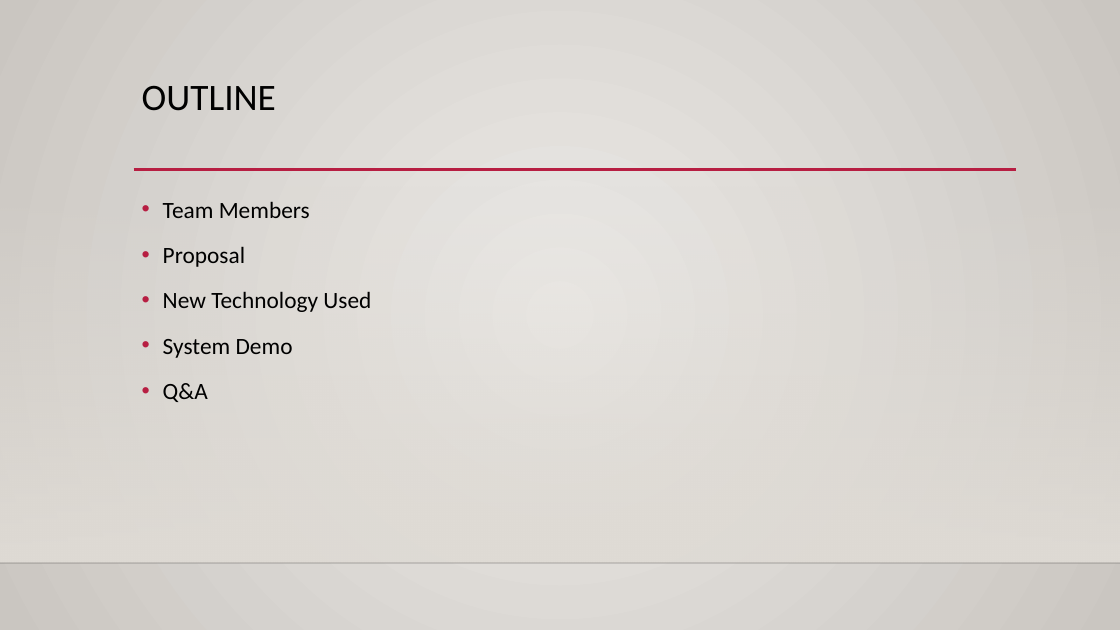
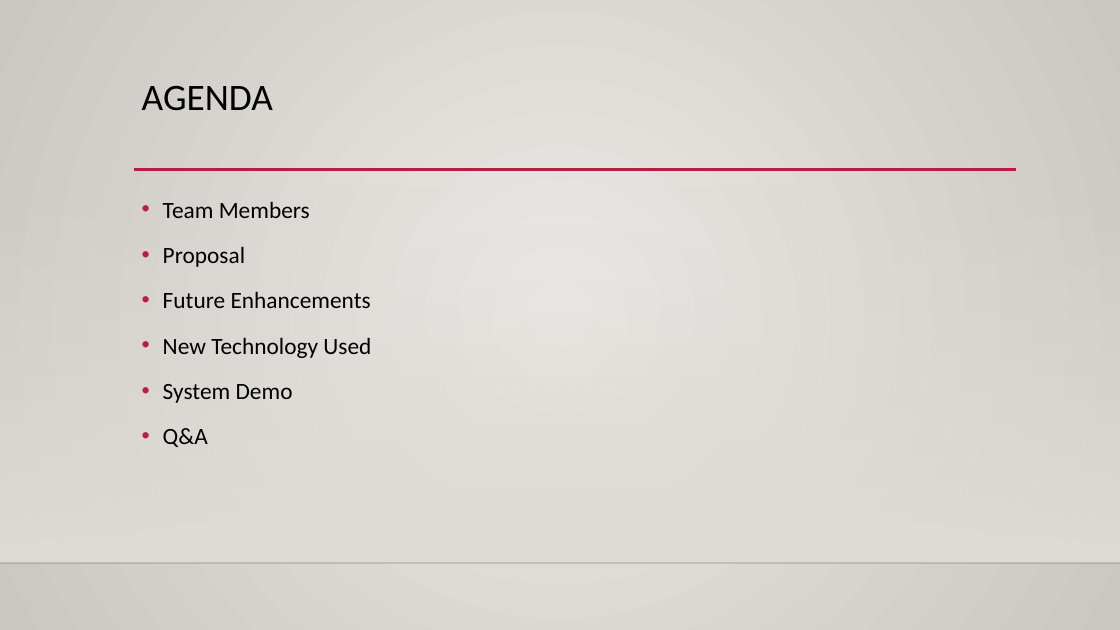
Before and after one commit to MR-Stan/Look-Out, a slide deck: slide 2 of Project2_Presentation_Material.pptx. Drawn at 1120x630 pixels with LibreOffice and Linux fonts; fonts in the diff are those of the drawing; background and template pictures are left out. Boxes give left, top, right and bottom in pixels: in the first picture for what was removed or moved away, otherwise in the second. Text is boxed around its words. In the diff, an @@ line names an element or a change of style, - is before the commit and + after.

Commit message:
Adding the up-to-date powerpoint presentation. All that remains is the pictures of each of the team members and potentially some more future enhancements

```diff
--- a/Project2_Presentation_Material.pptx
+++ b/Project2_Presentation_Material.pptx
@@ title at (x1=142, y1=85, x2=273, y2=111): text changed @@
-OUTLINE
+AGENDA
@@ text at (x1=163, y1=291, x2=371, y2=308): paragraph added @@
+• Future Enhancements
```
Also in this commit, not shown: 1 other slide changed, 4 slides added, 3 slides removed.
